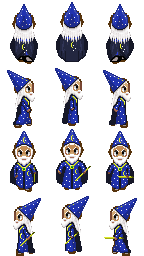
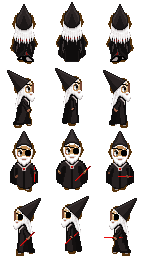
Before/after of a w=144, h=256 layered artwork. What changed in the layer stack:
added layer "wizard hat black.png copy" above "wand" over [7, 2, 137, 221]
painted on "wand" over [20, 166, 134, 246]
added layer "eyepatch.png copy" above "hair" over [16, 16, 128, 220]
renamed "hat" to "blue hat", hid it over [7, 2, 137, 221]
renamed "outfit" to "blue outfit", hid it over [10, 33, 134, 253]
added layer "evil outfit" above "body" over [10, 33, 134, 253]
